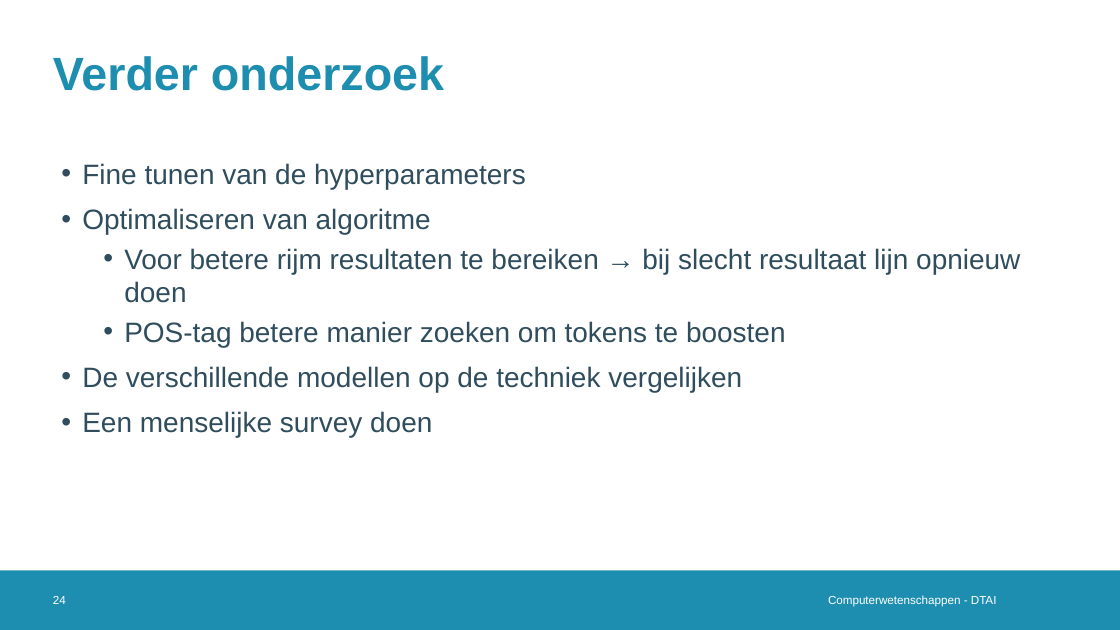
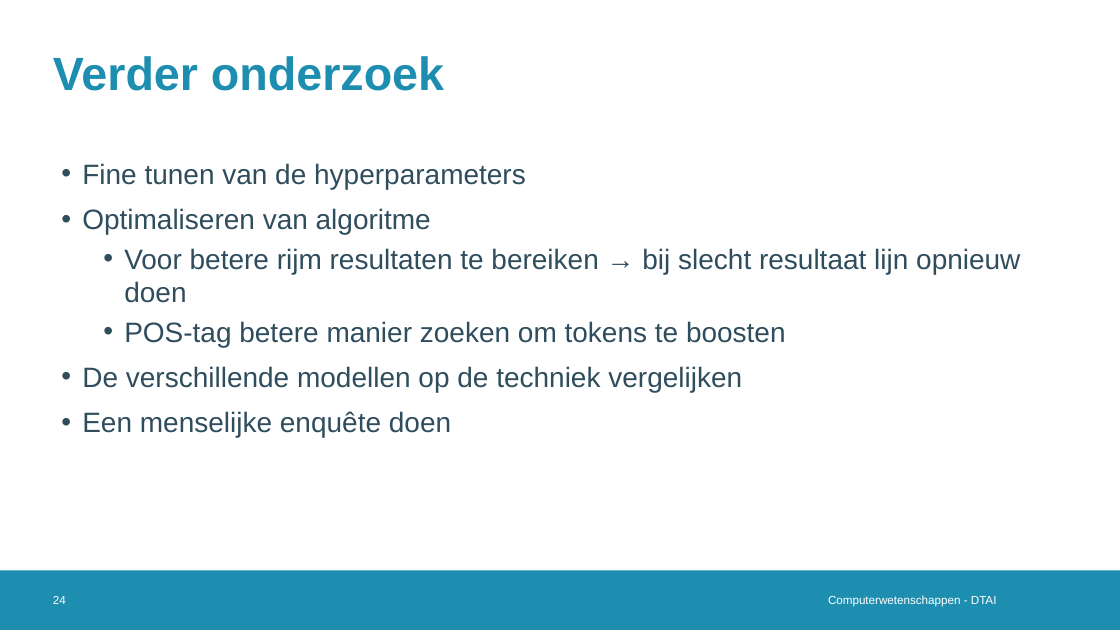
Before and after one commit to Alintermans/Thesis, a slide deck: slide 24 of Presentations/Third Intermediate Presentation/Presentation.pptx. Drawn at 1120x630 pixels with LibreOffice and Linux fonts; fonts in the diff are those of the drawing; background and template pictures are left out. Boxes give left, top, right and bottom in pixels: in the first picture for what was removed or moved away, otherwise in the second. Text is boxed around its words. In the diff, an @@ line names an element or a change of style, - is before the commit and + after.

```diff
--- a/Presentations/Third Intermediate Presentation/Presentation.pptx
+++ b/Presentations/Third Intermediate Presentation/Presentation.pptx
@@ text at (82, 411, 451, 437): text changed @@
-• Een menselijke survey doen
+• Een menselijke enquête doen
```
Also in this commit, not shown: 1 slide removed, 2 other files.
